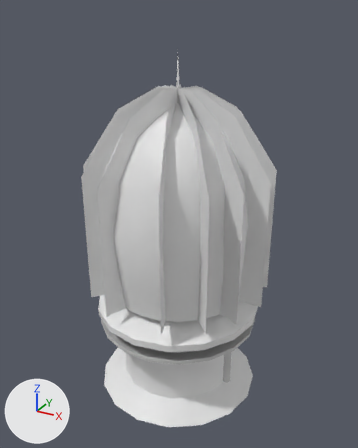
An edit to the FBX model Kalevala Pinball/Assets/Models/Pop Bumper.FBX, drawn before and after from the same camera.
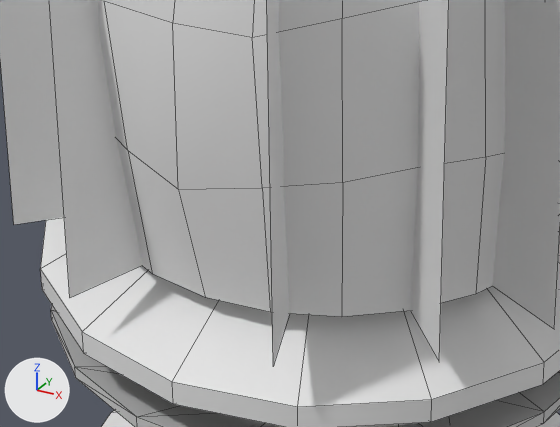
The first picture shows the older version from a 50 mm camera at (-0.1603, -0.0573, 0.1126) aimed at (-0.2248, 0.0601, 0.0539). The close-ups show both versions on the part from 24% to 67% of the width and 53% to 79% of the height of that picture; other places that the commit changed are outside them. Every picture has the same lights, and +X, +Y and +Z are marked at lower left. The close-ups show mesh edges as thin lines. Where no turn or scale is listed for an object, it has been applied to the vertices.

The first close-up shows 'Body', 'Bumper', 'Hay', 'Transparent Hay001', 'Transparent Hay002', 'Transparent Hay004', 'Transparent Hay005', 'Transparent Hay006'.
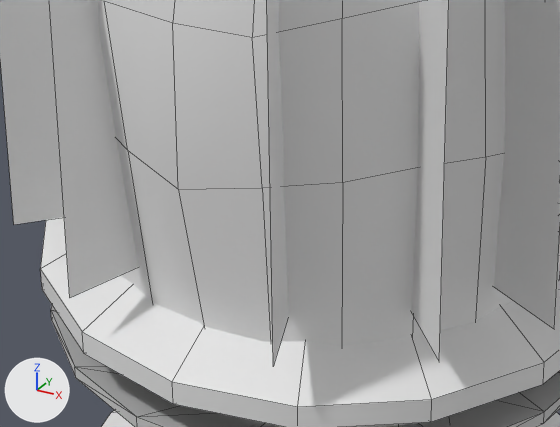
What differs and where, as boxes (x1, y1, x2, y2) in the close-ups (560 x 427 px; the box of a moved part takes in the faces that stretch with it):
'Hay', reshaped: before (98, 0, 560, 317); after (98, 0, 560, 346)
part 1 of me_mesh_002, moved or reshaped: before (117, 140, 560, 317); after (117, 140, 560, 346)

The change, as a diff of the scene's bpy script:
```diff
--- a/Kalevala Pinball/Assets/Models/Pop Bumper.FBX.py
+++ b/Kalevala Pinball/Assets/Models/Pop Bumper.FBX.py
@@ me_mesh_002 @@
 me_mesh_002.from_pydata(...)  # 169 vertices, 168 faces; spans x -0.0224..0.0215, y -0.0236..0.0228, z -0.0409..0.0154
 # used by ob_hay; location = (-0.2249, 0.0602, 0.0745)
+# me_mesh_002 part 1: all 24 vertices in x -0.0205..0.02, y -0.0204..0.02, z -0.0409 are moved by (0.0, 0.0, -0.0039)
```
